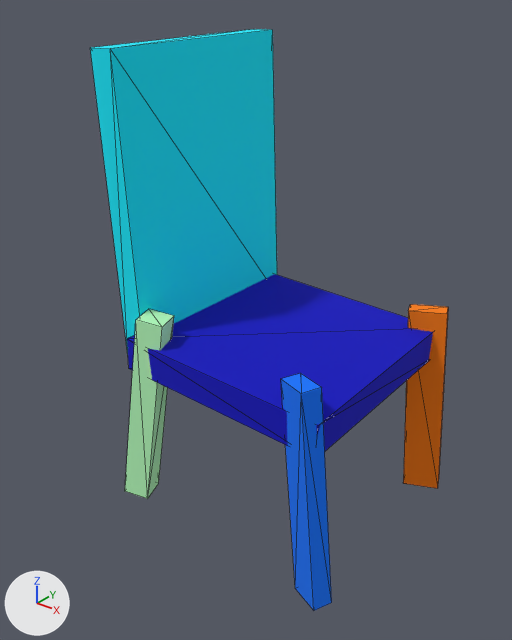
Before and after pictures for a commit that changed the OBJ model train_preds/train_2_6b9c3d42724275cf7a5c8cd74a7bc29a.obj.
Camera for both pictures: a 50 mm camera at (0.669, -0.86, 0.474) aimed at (0.011, -0.037, -0.036). Every picture has the same lights, and +X, +Y and +Z are marked at lower left. Mesh edges are drawn as thin lines. Where no turn or scale is listed for an object, it has been applied to the vertices.

Names of what the first picture shows: 'train_2_6b9c3d42724275cf7a5c8cd74a7bc29a'.
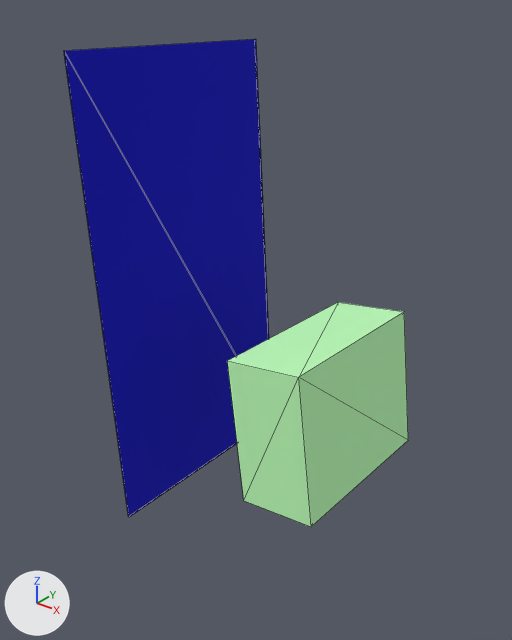
Patch to the scene script:
```diff
--- a/train_preds/train_2_6b9c3d42724275cf7a5c8cd74a7bc29a.obj.py
+++ b/train_preds/train_2_6b9c3d42724275cf7a5c8cd74a7bc29a.obj.py
@@ mat_m1 @@
 mat_m1 = principled_material('m1')
-mat_m1.base_color = (0.0, 0.172, 1.0)  # blue #0073ff
+mat_m1.base_color = (0.516, 1.0, 0.484)  # green #beffb9
 mat_m1.roughness = 1.0
@@ me_train_2_6b9c3d42724275cf7a5c8cd74a7bc29a @@
 # used by ob_train_2_6b9c3d42724275cf7a5c8cd74a7bc29a; location = (0.0, 0.0, 0.0)
-me_train_2_6b9c3d42724275cf7a5c8cd74a7bc29a.from_pydata(...)  # 48 vertices, 72 faces; spans x -0.171..0.273, y -0.217..0.22, z -0.408..0.391
+me_train_2_6b9c3d42724275cf7a5c8cd74a7bc29a.from_pydata(...)  # 16 vertices, 24 faces; spans x -0.198..0.219, y -0.222..0.218, z -0.415..0.38
+# me_train_2_6b9c3d42724275cf7a5c8cd74a7bc29a part 1: the loose piece of 8 vertices spanning x -0.171..-0.114, y -0.18..0.189, z -0.113..0.391 is rebuilt with 8 vertices and now spans x -0.198..-0.132, y -0.222..0.218, z -0.415..0.38, in mat_m0 (blue #0000be)
+# me_train_2_6b9c3d42724275cf7a5c8cd74a7bc29a part 2: the loose piece of 8 vertices spanning x -0.142..0.236, y -0.188..0.183, z -0.127..-0.055 is deleted
+# me_train_2_6b9c3d42724275cf7a5c8cd74a7bc29a part 3: the loose piece of 8 vertices spanning x 0.169..0.273, y -0.211..-0.152, z -0.381..-0.017 is deleted
+# me_train_2_6b9c3d42724275cf7a5c8cd74a7bc29a part 4: the loose piece of 8 vertices spanning x 0.183..0.272, y 0.147..0.207, z -0.395..-0.029 is deleted
+# me_train_2_6b9c3d42724275cf7a5c8cd74a7bc29a part 5: the loose piece of 8 vertices spanning x -0.162..-0.064, y -0.217..-0.134, z -0.363..-0.013 is deleted
+# me_train_2_6b9c3d42724275cf7a5c8cd74a7bc29a part 6
+# 8 vertices are added at x 0.048..0.219, y -0.161..0.152, z -0.303..-0.031
+# 12 new faces join them, mat_m1 (green #beffb9)
 me_train_2_6b9c3d42724275cf7a5c8cd74a7bc29a.materials.append(mat_m0)
 me_train_2_6b9c3d42724275cf7a5c8cd74a7bc29a.materials.append(mat_m1)
-me_train_2_6b9c3d42724275cf7a5c8cd74a7bc29a.materials.append(mat_m2)  # cyan #00ebff
-me_train_2_6b9c3d42724275cf7a5c8cd74a7bc29a.materials.append(mat_m3)  # green #b9ffbe
-me_train_2_6b9c3d42724275cf7a5c8cd74a7bc29a.materials.append(mat_m4)  # yellow #ffef00
-me_train_2_6b9c3d42724275cf7a5c8cd74a7bc29a.materials.append(mat_m5)  # orange #ff7c00
```

Location of each change, [x1, y1, x2, y2] in pixels of the pictures (512 x 640 px):
'train_2_6b9c3d42724275cf7a5c8cd74a7bc29a', recoloured, reshaped (blue to green, 16% shorter): before [90, 29, 448, 611]; after [64, 39, 408, 527]
part 1 of me_train_2_6b9c3d42724275cf7a5c8cd74a7bc29a, rebuilt (10% wider, 47% taller): before [90, 29, 277, 353]; after [64, 39, 269, 517]
part 2 of me_train_2_6b9c3d42724275cf7a5c8cd74a7bc29a, deleted (blue): before [127, 274, 433, 451]
part 3 of me_train_2_6b9c3d42724275cf7a5c8cd74a7bc29a, deleted (blue): before [281, 373, 332, 611]
part 4 of me_train_2_6b9c3d42724275cf7a5c8cd74a7bc29a, deleted: before [403, 304, 448, 488]
part 5 of me_train_2_6b9c3d42724275cf7a5c8cd74a7bc29a, deleted (green): before [125, 310, 174, 499]
part 6 of me_train_2_6b9c3d42724275cf7a5c8cd74a7bc29a, added (green): after [227, 302, 408, 527]
